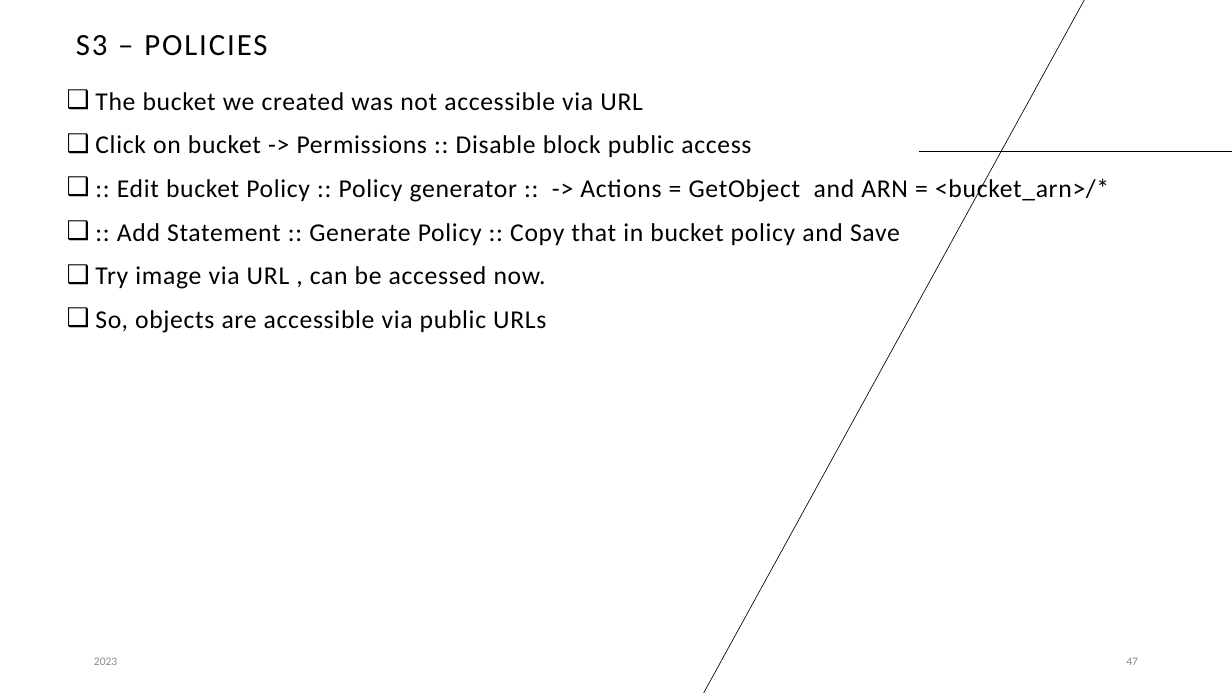
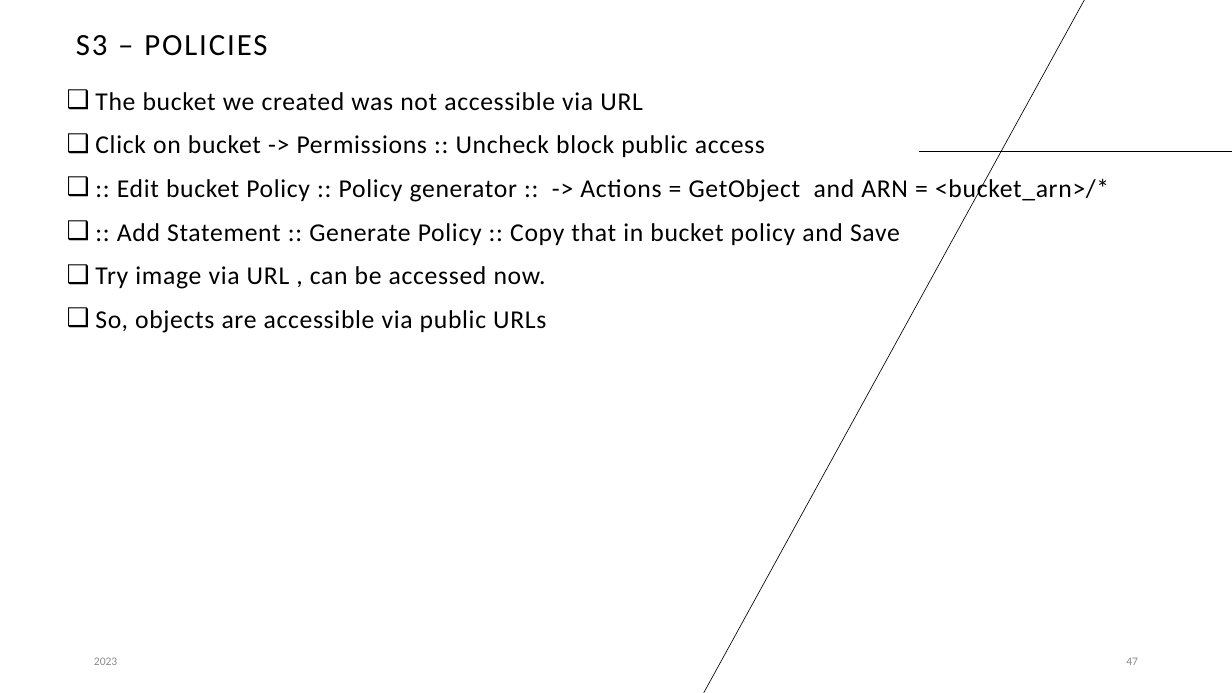
Before and after one commit to yashwant153/for_devops_sessions, a slide deck: slide 47 of cloud_learnings/cloud_learnings.pptx. Drawn at 1232x693 pixels with LibreOffice and Linux fonts; fonts in the diff are those of the drawing. Boxes give left, top, right and bottom in pixels: in the first picture for what was removed or moved away, otherwise in the second. Text is boxed around its words. In the diff, an @@ line names an element or a change of style, - is before the commit and + after.

```diff
--- a/cloud_learnings/cloud_learnings.pptx
+++ b/cloud_learnings/cloud_learnings.pptx
@@ text at (x1=95, y1=135, x2=765, y2=157): text changed @@
-❑ Click on bucket -> Permissions :: Disable block public access
+❑ Click on bucket -> Permissions :: Uncheck block public access
```
Also in this commit, not shown: 2 other slides changed, 1 other file.
